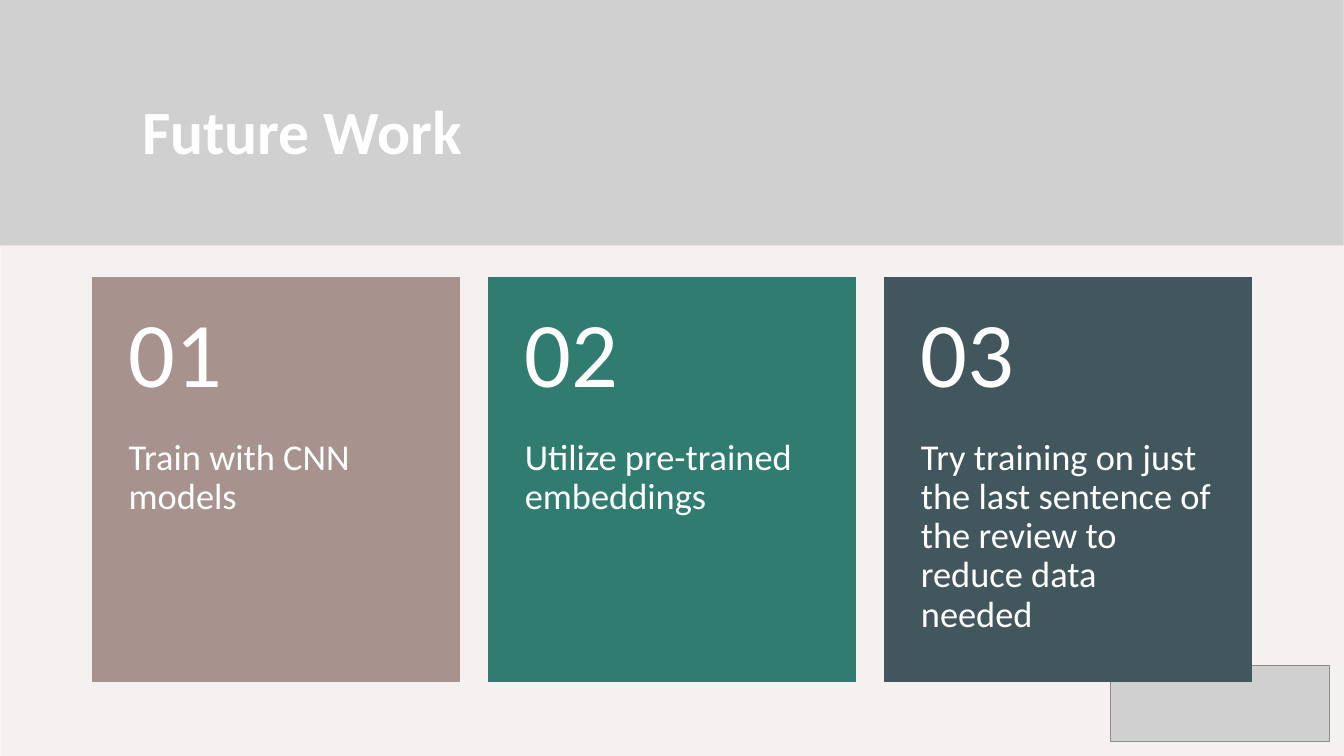
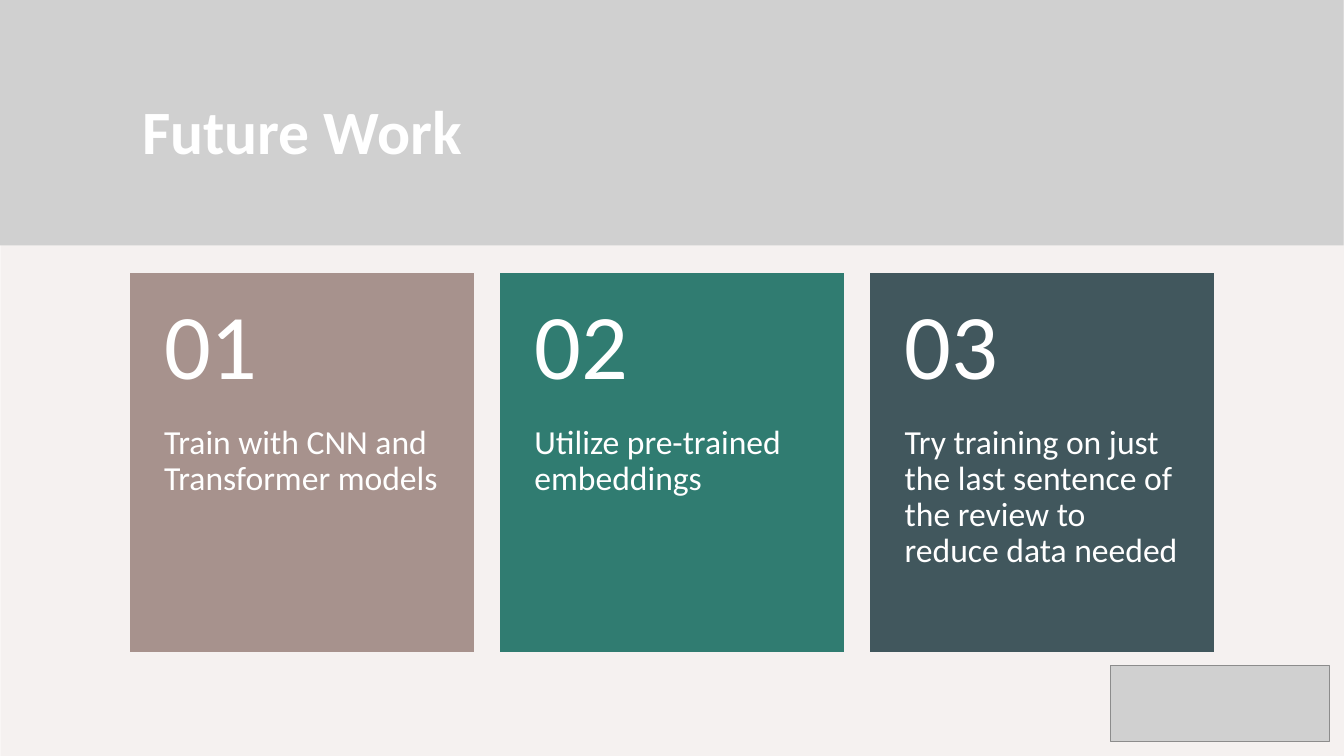
Before and after one commit to deepapborkar/NLPFinalProject, a slide deck: slide 13 of FinalPresentation.pptx (slide 9 before the commit). Drawn at 1344x756 pixels with LibreOffice and Linux fonts; fonts in the diff are those of the drawing; grey boxes stand for pictures; background and template pictures are left out. Boxes give left, top, right and bottom in pixels: in the first picture for what was removed or moved away, otherwise in the second. Text is boxed around its words. In the diff, an @@ line names an element or a change of style, - is before the commit and + after.

```diff
--- a/FinalPresentation.pptx
+++ b/FinalPresentation.pptx
@@ text "01": place and size @@
-text "01" at (129,327,222,388)
+text "01" at (164,319,257,380)
@@ rectangle: place and size @@
-rectangle at (93,277,460,682)
+rectangle at (130,274,473,651)
@@ text "02": place and size @@
-text "02" at (525,327,618,388)
+text "02" at (534,319,627,380)
@@ rectangle: place and size @@
-rectangle at (489,277,856,682)
+rectangle at (501,274,844,651)
@@ text "03": place and size @@
-text "03" at (921,327,1014,388)
+text "03" at (905,319,998,380)
@@ rectangle: place and size @@
-rectangle at (885,277,1252,682)
+rectangle at (871,274,1214,651)
@@ text at (164,431,438,490): text changed; size 26 to 24 pt @@
-Train with CNN models
+Train with CNN and Transformer models
@@ text "Utilize pre-trained embeddings": place and size @@
-text "Utilize pre-trained embeddings" at (525,444,792,516)
+text "Utilize pre-trained embeddings" at (534,430,781,496)
@@ text "Utilize pre-trained embeddings" at (534,430,781,496): size 26 to 24 pt @@
@@ text "Try training on just the ..." at (905,431,1177,563): size 26 to 24 pt @@
@@ text "Try training on just the ...": place and size @@
-text "Try training on just the ..." at (921,445,1210,628)
+text "Try training on just the ..." at (905,431,1177,563)
```
Also in this commit, not shown: 6 other slides changed, 7 slides added, 1 slide removed, 4 other files.
